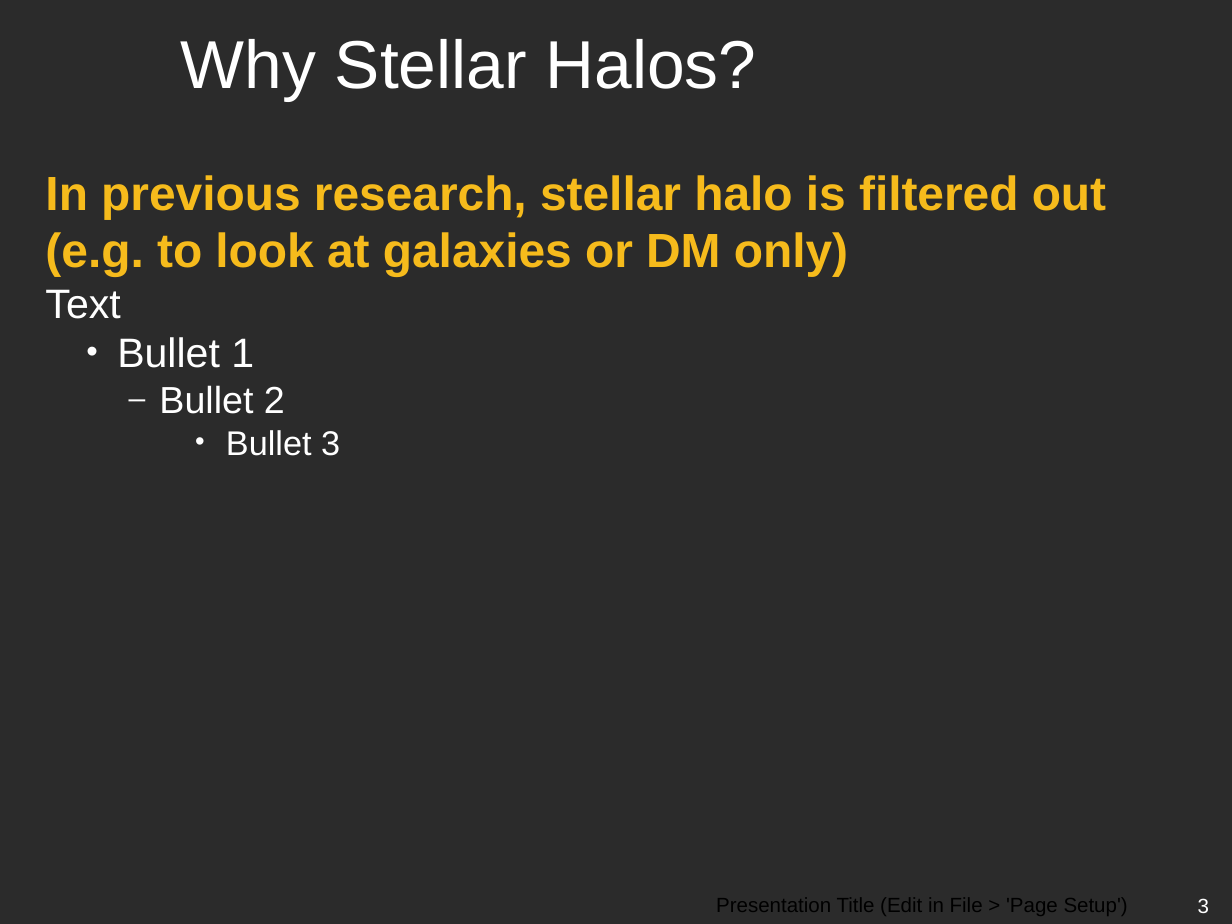
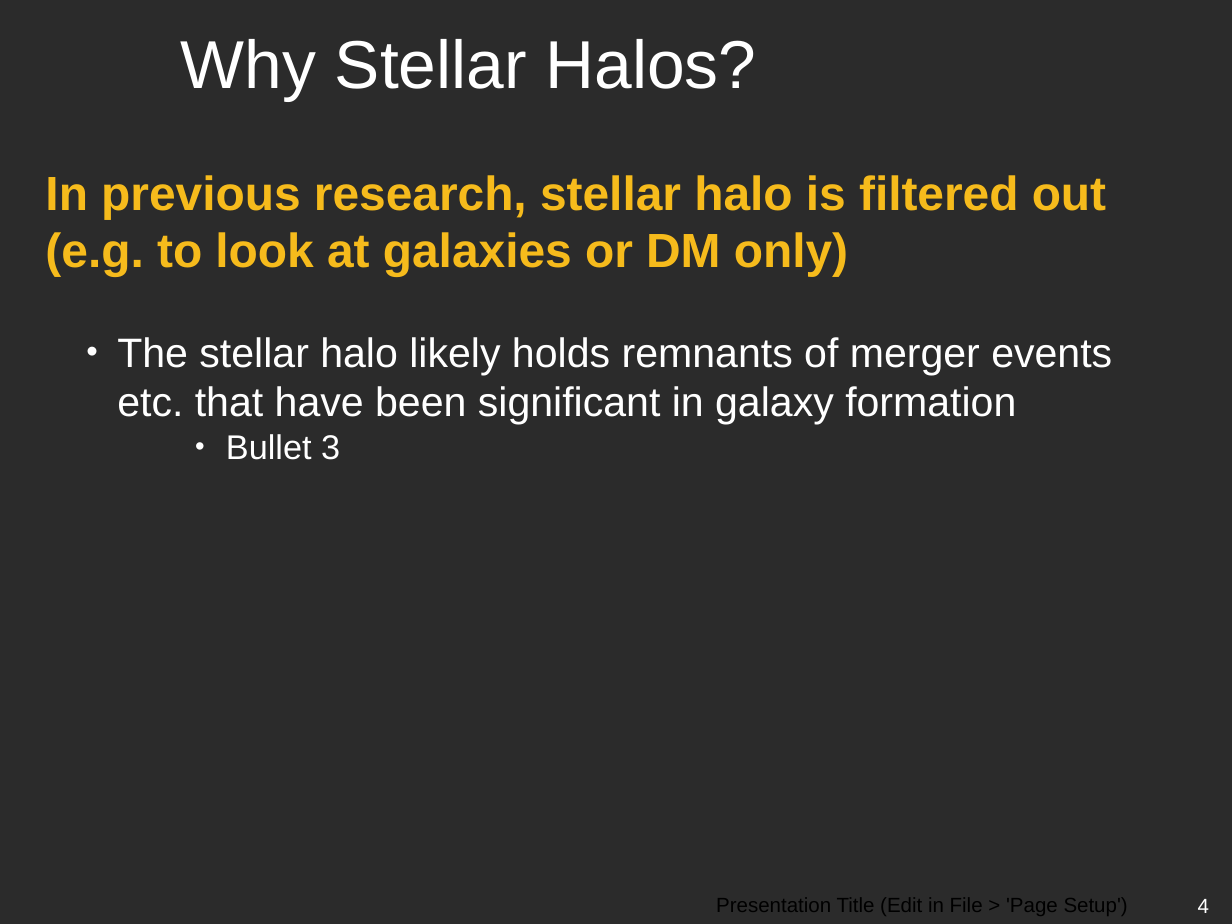
Before and after one commit to emilyhackett/icrar_report, a slide deck: slide 4 of ICRAR-Black-Powerpoint.pptx (slide 3 before the commit). Drawn at 1232x924 pixels with LibreOffice and Linux fonts; fonts in the diff are those of the drawing; background and template pictures are left out; a plain dark background stands for a picture behind light text. Boxes give left, top, right and bottom in pixels: in the first picture for what was removed or moved away, otherwise in the second. Text is boxed around its words. In the diff, an @@ line names an element or a change of style, - is before the commit and + after.

Commit message:
Changed page header, shortened intro (stellar halo etc) and fixed shape plots

```diff
--- a/ICRAR-Black-Powerpoint.pptx
+++ b/ICRAR-Black-Powerpoint.pptx
@@ text at [117,337,1112,425]: text changed @@
-  Text
-    • Bullet 1
-      – Bullet 2
+    • The stellar halo likely holds remnants of merger events etc. that have been significant in galaxy formation
@@ page number at [1198,899,1209,913]: text changed @@
-3
+4
```
Also in this commit, not shown: 2 other slides changed, 1 slide added, 2 other files.
